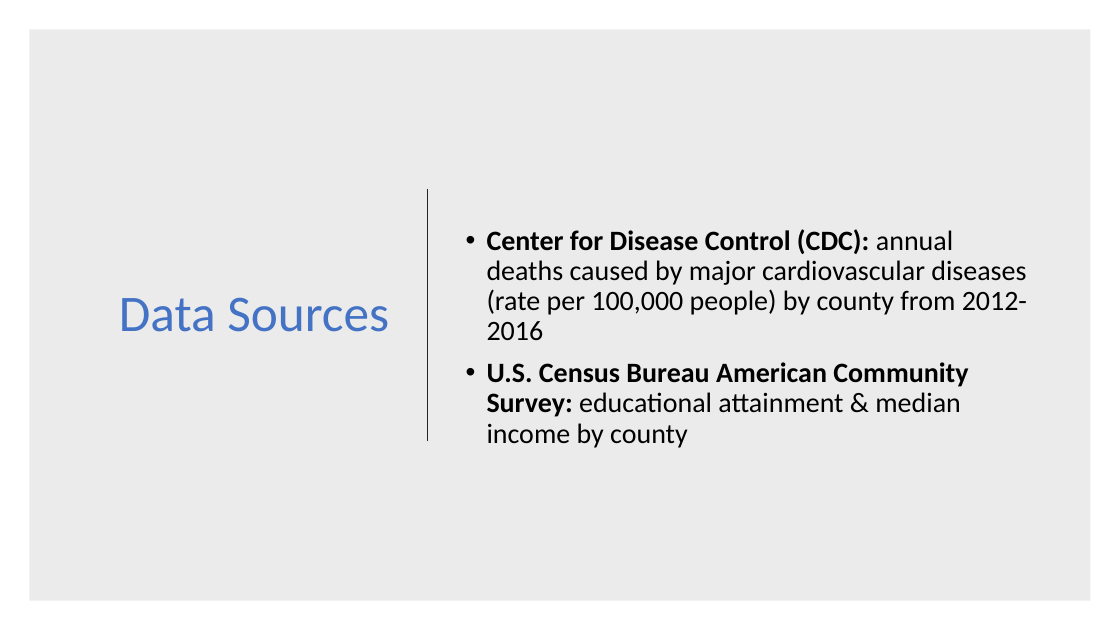
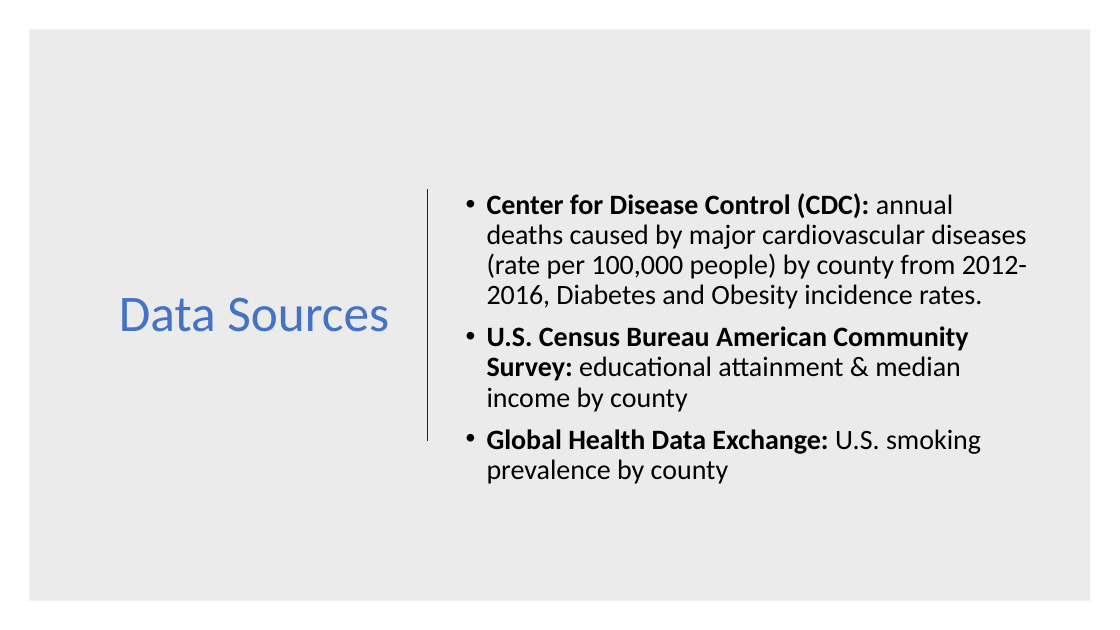
Before and after one commit to coreykretzmer9/CVD_Final_Project, a slide deck: slide 4 of First Project Data and Code/Cardiovascular Mortality Presentation CJK edits.pptx. Drawn at 1120x630 pixels with LibreOffice and Linux fonts; fonts in the diff are those of the drawing. Boxes give left, top, right and bottom in pixels: in the first picture for what was removed or moved away, otherwise in the second. Text is boxed around its words. In the diff, an @@ line names an element or a change of style, - is before the commit and + after.

```diff
--- a/First Project Data and Code/Cardiovascular Mortality Presentation CJK edits.pptx
+++ b/First Project Data and Code/Cardiovascular Mortality Presentation CJK edits.pptx
@@ text at (x1=487, y1=193, x2=1027, y2=309): text changed @@
-• Center for Disease Control (CDC): annual deaths caused by major cardiovascular diseases (rate per 100,000 people) by county from 2012-2016
+• Center for Disease Control (CDC): annual deaths caused by major cardiovascular diseases (rate per 100,000 people) by county from 2012-2016, Diabetes and Obesity incidence rates.
@@ text at (x1=487, y1=429, x2=981, y2=484): paragraph added @@
+• Global Health Data Exchange: U.S. smoking prevalence by county
```
Also in this commit, not shown: 3 other slides changed, 2 slides added, 7 slides removed, 9 other files.
